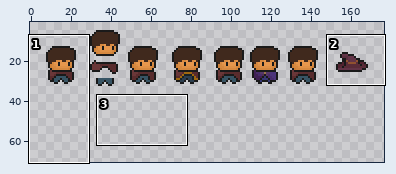
File history of a pixel-art file, assets/entities/player/reference1.ase. The first picture is a wide view before the edit; the outline marks the close-up.
Close-up. As it was:
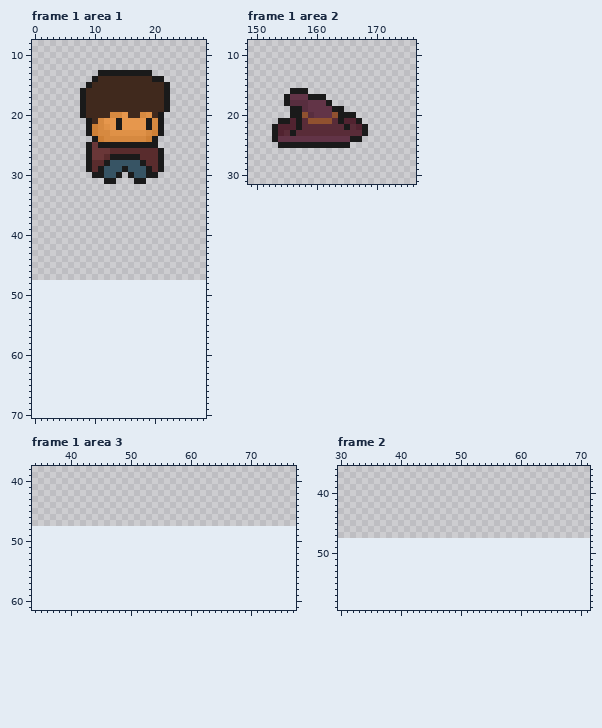
200x48 pixels, 8 frames. Colours within 5 levels of each other are drawn and written as one. Shown: frame 1 area 1: x 0..28, y 8..70; frame 1 area 2: x 149..176, y 8..31; frame 1 area 3: x 34..77, y 38..61; frame 2: x 30..71, y 36..59. The old version is drawn lined up with the new one, on the new canvas. The wide view leaves out empty margins. The commit also changed other frames or places, which this record leaves out.
And afterwards:
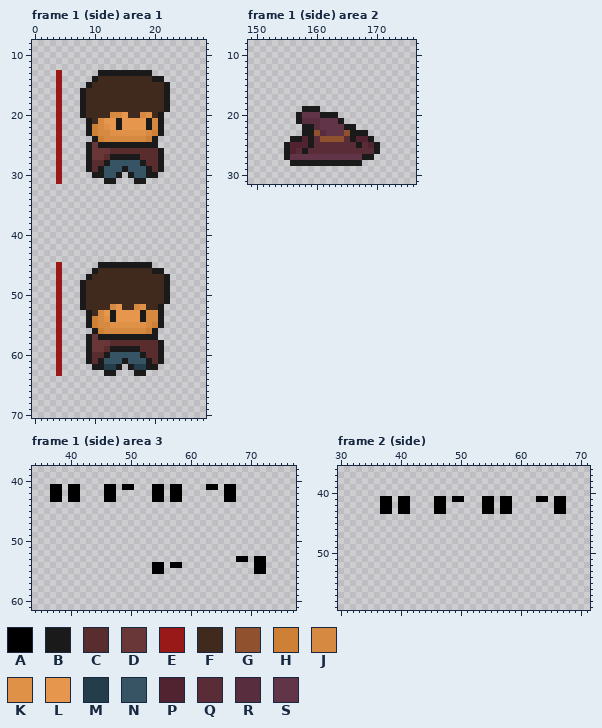
Palette (. is transparent): A #000000  B #1a1a1a  C #592c2d  D #6a3738  E #991818  F #40291d  G #90512f  H #ce8036  J #d68940  K #df9147  L #e6974d  M #243d4a  N #375464  P #512330  Q #592c38  R #582e3f  S #623447
Change:
canvas 200x48 -> 200x96
Changed rows in their new state; - is an unchanged pixel.
Frame 1 (side) area 1:
first column x 4:
13 E
14 E
15 E
16 E
17 E
18 E
19 E
20 E
21 E
22 E
23 E
24 E
25 E
26 E
27 E
28 E
29 E
30 E
31 E
first column x 4:
45 E------BBBBBBBBB---
46 E-----BFFFFFFFFFBB-
47 E----BFFFFFFFFFFFFB
48 E---BFFFFFFFFFFFFFB
49 E---BFFFFFFFFFFFFFB
50 E---BFFFFFFFFFFFFFB
51 E---BFFFFFFFFFFFFFB
52 E---BFFFFJLFFJKFFB-
53 E----BFJLBLLLLBJJB-
54 E----BHJKBLLLLBJJB-
55 E----BHJJKKKKKKJHB-
56 E-----BHJJJJJJJHB--
57 E----BDBBBBBBBBBB--
58 E----BDDDCCCCCCCCB-
59 E----BDDCBBBBBCCCB-
60 E----BCCBNNNNNBCCB-
61 E----BCBNNNBNNNBCB-
62 E-----BBMMB-BMMBB--
63 E-------BB---BB----
Frame 1 (side) area 2:
first column x 153:
16 ---...------------
17 --.......---------
18 --........--------
19 ---..BBB....------
20 ---.-SS-BBB...----
21 -...-RRRSSS-...---
22 .....BBRSSSS-B..--
23 .....BBGRSSSGBB---
24 ...BBPBQGGGGQ-PPB-
25 -.-PPP-QQQQQQQBQPB
26 --BPQBQQQQQQQQQQQB
27 --BSSSSSSSSSSSSBB-
28 ---BBBBBBBBBBBB---
Frame 1 (side) area 3:
first column x 37:
41 AA-AA----AA-AA---AA-AA----AA-AA
42 AA-AA----AA------AA-AA-------AA
43 AA-AA----AA------AA-AA-------AA
first column x 54:
53 --------------AA-AA
54 AA-AA------------AA
55 AA---------------AA
Frame 2 (side):
first column x 37:
41 AA-AA----AA-AA---AA-AA----AA-AA
42 AA-AA----AA------AA-AA-------AA
43 AA-AA----AA------AA-AA-------AA
